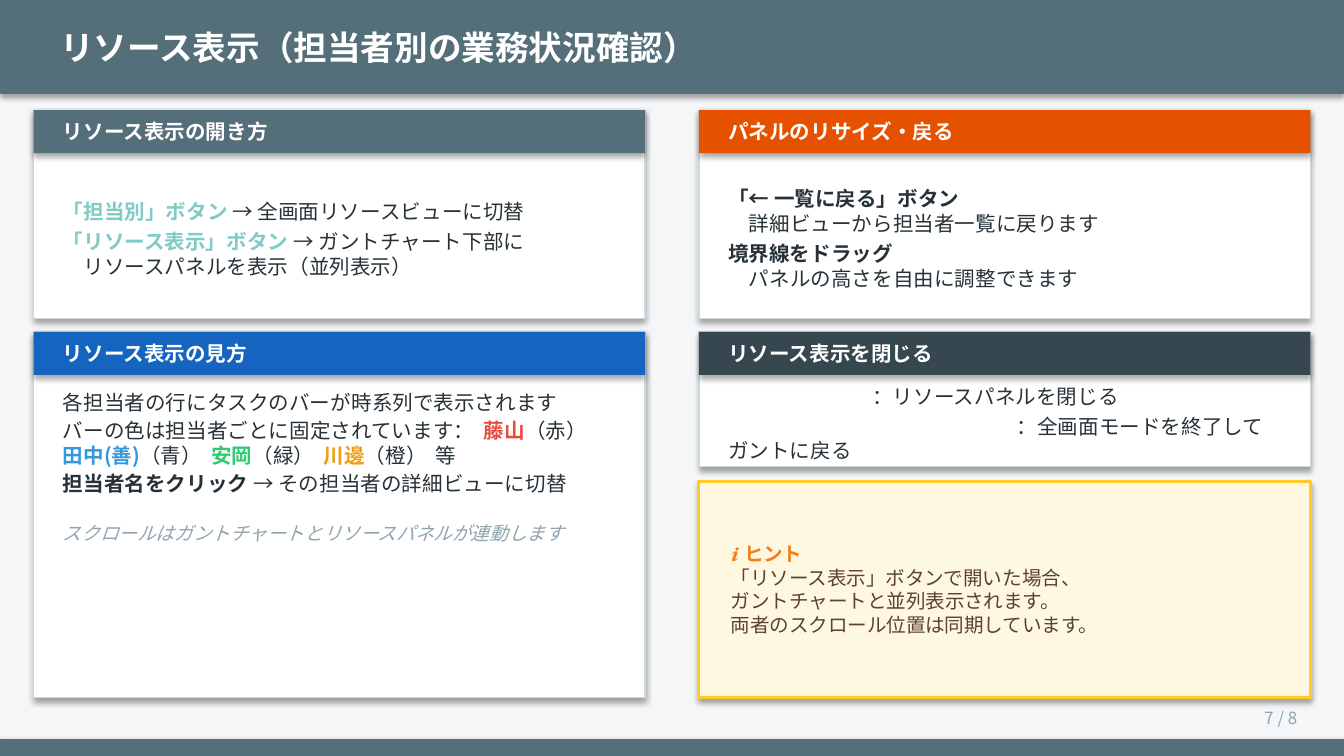
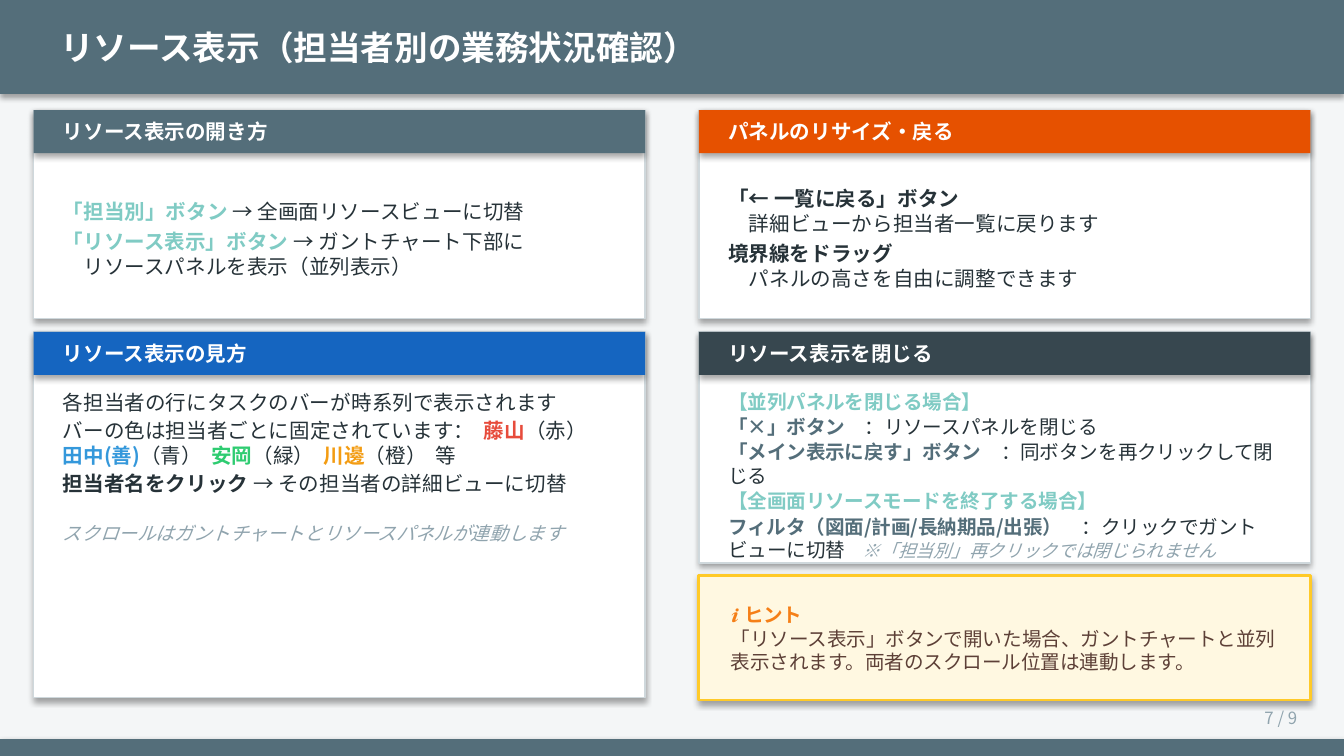
Before and after one commit to kemcokurosaki-oss/design-schedule, a slide deck: slide 7 of 設計工程表_使い方説明書.pptx. Drawn at 1344x756 pixels with LibreOffice and Linux fonts; fonts in the diff are those of the drawing. Boxes give left, top, right and bottom in pixels: in the first picture for what was removed or moved away, otherwise in the second. Text is boxed around its words. In the diff, an @@ line names an element or a change of style, - is before the commit and + after.

Commit message:
ヘルプ機能を強化し、ツールチップとハイライトを追加。ヘルプモードのスタイルを改善し、ボタンのIDを明確化。バイナリファイルも更新。

```diff
--- a/設計工程表_使い方説明書.pptx
+++ b/設計工程表_使い方説明書.pptx
@@ rectangle resized from (x1=699, y1=332, x2=1310, y2=466) to (x1=699, y1=332, x2=1310, y2=563) @@
@@ text "【並列パネルを閉じる場合】" at (x1=728, y1=392, x2=1273, y2=563): vertical alignment middle to top @@
@@ text at (x1=728, y1=392, x2=981, y2=411): paragraph added @@
+【並列パネルを閉じる場合】
@@ text at (x1=728, y1=417, x2=1098, y2=436): size 11 to 10.5 pt in "「×」ボタン ：リソースパネルを閉じる"; text colour #FFFFFF to #546E7A in "「×」ボタン"; less space between paragraphs @@
@@ text at (x1=728, y1=442, x2=1273, y2=563): text changed; size 11 to 10.5 pt; text colour #263238 to #546E7A; bold on @@
-「担当別」ボタン再クリック ：全画面モードを終了してガントに戻る
+「メイン表示に戻す」ボタン ：同ボタンを再クリックして閉じる
+【全画面リソースモードを終了する場合】
+フィルタ（図面/計画/長納期品/出張） ：クリックでガントビューに切替 ※「担当別」再クリックでは閉じられません
@@ rectangle resized from (x1=699, y1=481, x2=1310, y2=698) to (x1=699, y1=575, x2=1310, y2=700) @@
@@ text "ℹ ヒント" moved from (x1=731, y1=545, x2=1098, y2=634) to (x1=731, y1=606, x2=1276, y2=671) @@
@@ text at (x1=731, y1=629, x2=1276, y2=671): text changed @@
-「リソース表示」ボタンで開いた場合、
-ガントチャートと並列表示されます。
-両者のスクロール位置は同期しています。
+「リソース表示」ボタンで開いた場合、ガントチャートと並列表示されます。両者のスクロール位置は連動します。
@@ text at (x1=1264, y1=712, x2=1297, y2=724): text changed @@
-7 / 8
+7 / 9
```
Also in this commit, not shown: 6 other slides changed, 1 slide added, 1 other file.
